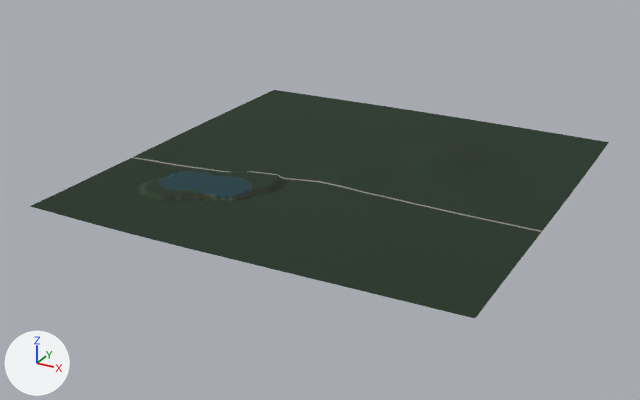
An edit to the glTF model assets/satellite_dem_tiles/terrain_real_T_E02_N01.glb, drawn before and after from the same camera.
Before and after are seen from a 50 mm lens placed at (5765.0, -1447.0, 1566.0), pointed at (3933.0, 1885.0, -100.0). Every picture has the same lights, and +X, +Y and +Z are marked at lower left. The picture after the commit comes second.

Names of what the first picture shows: 'Terrain_Real_DEM_T_E02_N01'.
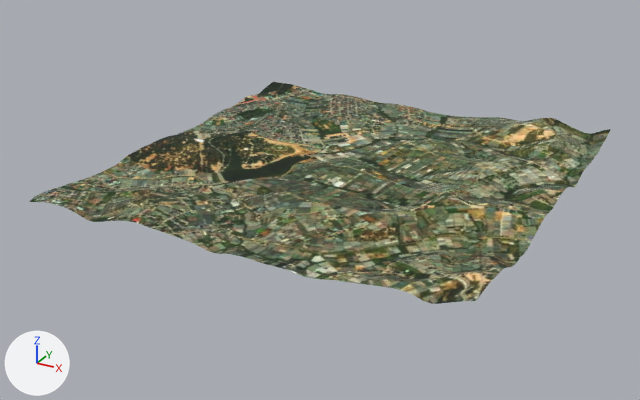
Location of each change, [x1, y1, x2, y2] in pixels of the pictures (640 x 400 px):
```json
{"object": "Terrain_Real_DEM_T_E02_N01", "change": "recoloured, reshaped", "before": [30, 90, 609, 318], "after": [29, 82, 611, 304]}
```

The change, as JSON lines over the scene's bpy script:
```json
{"op": "add", "block": "img_image_0", "code": ["img_image_0 = load_image('Image_0', '_unpacked/Image_0', 1024, 1024, 'sRGB')"]}
{"op": "add", "block": "mat_mat_terrainreal_t_e02_n01", "code": ["mat_mat_terrainreal_t_e02_n01 = principled_material('Mat_TerrainReal_T_E02_N01')", "mat_mat_terrainreal_t_e02_n01.texture = img_image_0", "mat_mat_terrainreal_t_e02_n01.roughness = 0.92"]}
{"block": "me_mesh_terrain_t_e02_n01", "where": "# used by ob_terrain_real_dem_t_e02_n01; location = (0.0, 0.0, 0.0)"}
{"op": "remove", "block": "me_mesh_terrain_t_e02_n01", "code": "me_mesh_terrain_t_e02_n01.from_pydata(...)  # 16641 vertices, 32768 faces; spans x 3000.0..5000.0, y 1000.0..3000.0, z -1.0..41.0"}
{"op": "remove", "block": "me_mesh_terrain_t_e02_n01", "code": "me_mesh_terrain_t_e02_n01.materials.append(mat_mat_esri_satellite_t_e02_n01)  # picture img_esri_world_imagery_t_e02_n01_z16"}
{"op": "add", "block": "me_mesh_terrain_t_e02_n01", "code": "me_mesh_terrain_t_e02_n01.from_pydata(...)  # 16641 vertices, 32768 faces; spans x 3000.0..5000.0, y 1000.0..3000.0, z 12.0..113.0"}
{"block": "me_mesh_terrain_t_e02_n01", "change": "me_mesh_terrain_t_e02_n01 part 1: 16560 of 16641 vertices moved; they spanned x 3000.0..5000.0, y 1000.0..3000.0, z -1.0..41.0 and now span x 3000.0..5000.0, y 1000.0..3000.0, z 13.0..113.0; mean shift (0.0, 0.0, 27.0); largest move (4688.0, 3000.0, 20.0) -> (4688.0, 3000.0, 101.0)"}
{"op": "add", "block": "me_mesh_terrain_t_e02_n01", "code": "me_mesh_terrain_t_e02_n01.materials.append(mat_mat_terrainreal_t_e02_n01)  # picture img_image_0"}
```
